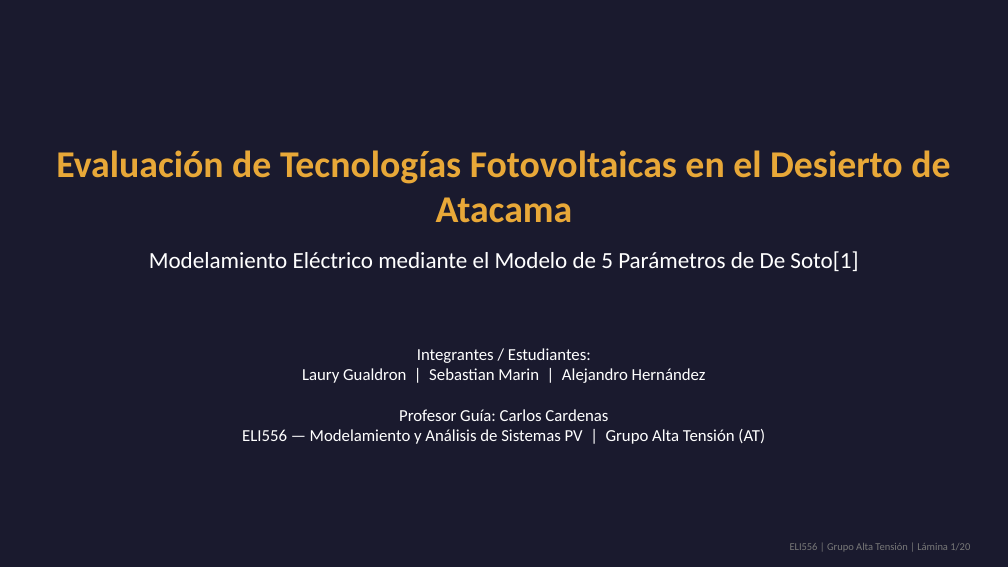
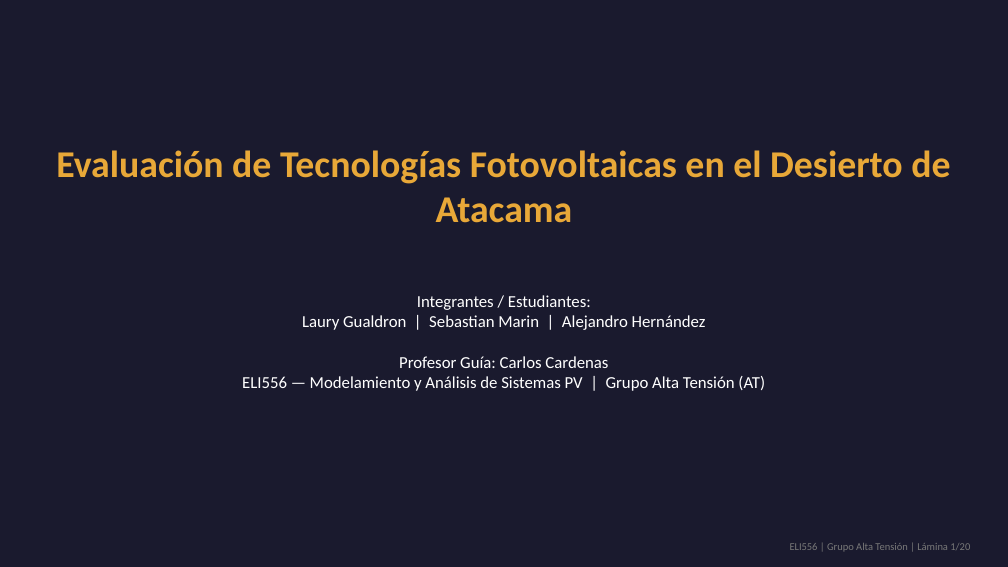
Before and after one commit to theChosen16/t2-paneles, a slide deck: slide 1 of output/Presentacion_Final_ELI556_Atacama.pptx. Drawn at 1008x567 pixels with LibreOffice and Linux fonts; fonts in the diff are those of the drawing. Boxes give left, top, right and bottom in pixels: in the first picture for what was removed or moved away, otherwise in the second. Text is boxed around its words. In the diff, an @@ line names an element or a change of style, - is before the commit and + after.

Commit message:
Optimize vertical spacing between equations/texts and remove Cover slide subtitle/citation

```diff
--- a/output/Presentacion_Final_ELI556_Atacama.pptx
+++ b/output/Presentacion_Final_ELI556_Atacama.pptx
@@ text removed at box(149, 251, 858, 271) @@
-Modelamiento Eléctrico mediante el Modelo de 5 Parámetros de De Soto[1]
@@ text "Integrantes / Estudiantes:": place and size @@
-text "Integrantes / Estudiantes:" at box(242, 348, 765, 444)
+text "Integrantes / Estudiantes:" at box(242, 295, 765, 391)
```
Also in this commit, not shown: 7 other slides changed, 9 other files.
